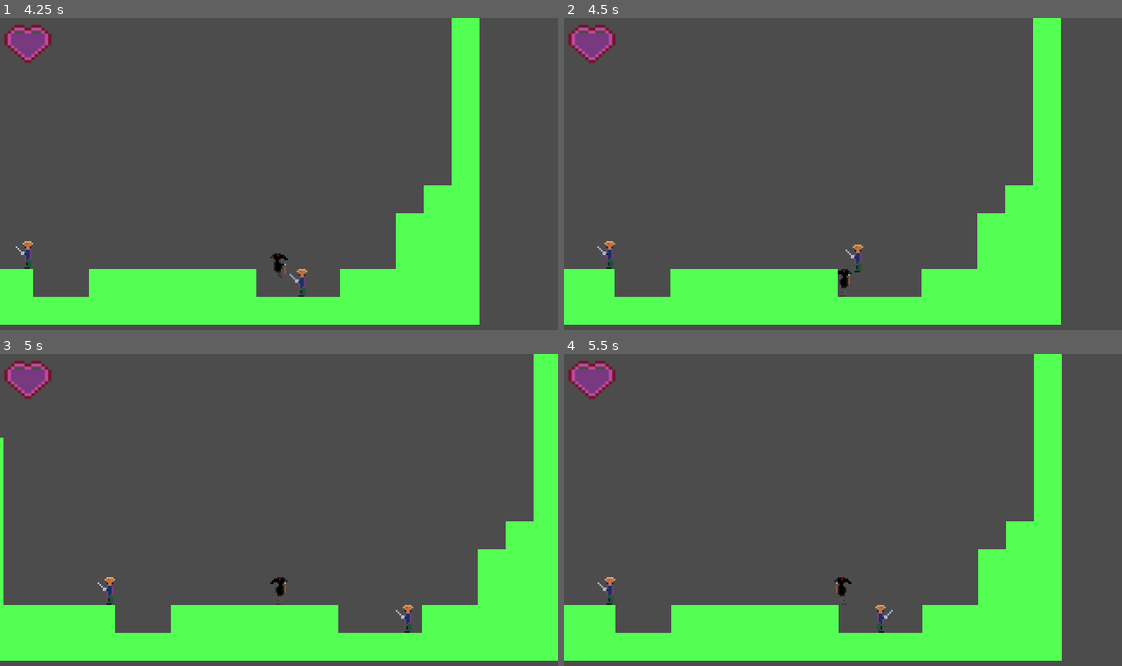
Above: before the commit, frames 1-4 (two rows, left to right).
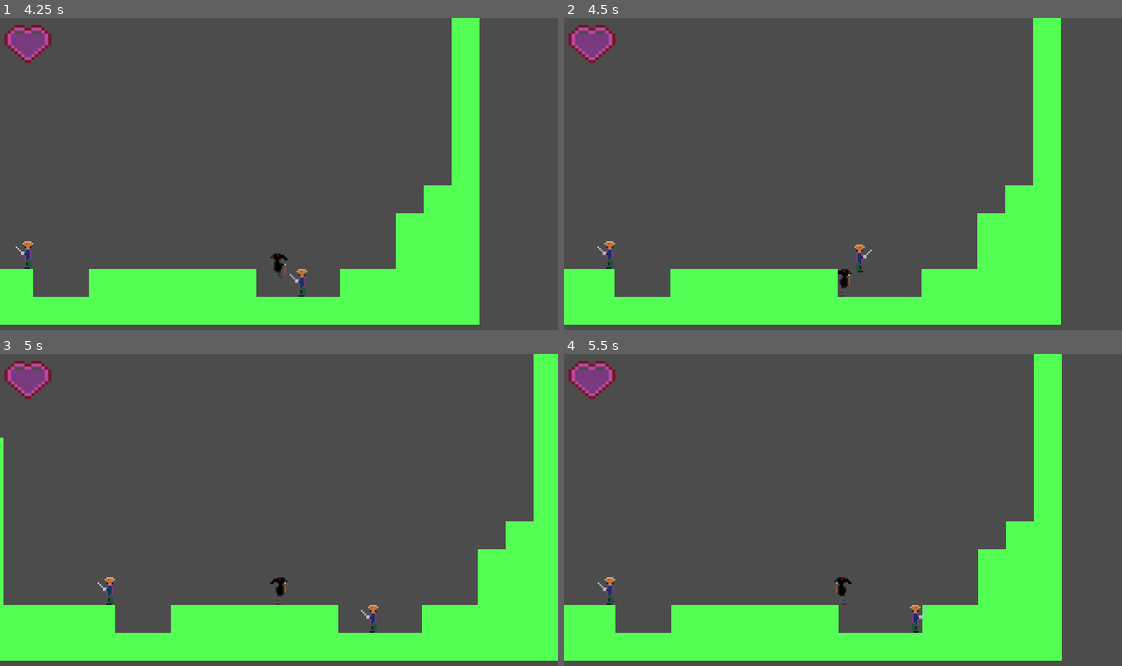
Above: after the commit, the same moments.

Repository: Guardian180/Game-Jam
Game: Godot game, scene res://src/Main.tscn
The game is run twice, just before and just after one commit, with the same random seed, the same clock (stepped at 60 frames per second) and the same inputs.
Inputs (mouse positions are in pixels of both pictures, inside the frame that each line leads up to):
- Up to frame 1 (4.25 s): tap Enter (ui_accept) at 0.5 s; move the mouse to (401, 158) at 0.52 s; hold D (MoveRight) 0.53-2.03 s; tap Q (Attack) at 0.6, 1.35, 2.3, 3.05, 3.8 s; tap Space (Jump) at 0.77, 1.52, 3.02, 3.77 s; move the mouse to (167, 189) at 1.27 s; move the mouse to (334, 105) at 2.02 s; hold A (MoveLeft) 2.03-2.78 s; tap P (Ouch) at 2.1 s; move the mouse to (251, 236) at 2.77 s; hold D (MoveRight) from 2.78 s (still down); tap E (Platform) at 2.85 s; move the mouse to (446, 220) at 3.52 s; click (446, 220) at 3.6 s
- Up to frame 2 (4.5 s): move the mouse to (675, 127) at 4.27 s; release D (MoveRight) at 4.28 s; hold A (MoveLeft) from 4.28 s (still down); tap Q (Attack) at 4.35 s
- Up to frame 3 (5 s): keep holding A (MoveLeft); tap Space (Jump) at 4.52 s
- Up to frame 4 (5.5 s): move the mouse to (870, 510) at 5.02 s; release A (MoveLeft) at 5.03 s; hold D (MoveRight) from 5.03 s (still down); tap Q (Attack) at 5.1 s

Frame 1 is identical in both runs. In frame 2, 0.1% of the frame differs, in the area x 50-56%, y 72-82%; in frame 3, 0.2%, in the area x 64-75%, y 80-90%; in frame 4, 0.2%.

Commit message:
Knife and some other stuff

Diff:
--- a/src/Hitbox.gd
+++ b/src/Hitbox.gd
@@ -6,10 +6,18 @@
 export var knock_power = Vector2(0.0, 0.0)
 export var should_bump = false
 
+var areas = []
+
+func _ready():
+	$KnifeAnim.get_node("AnimationPlayer").play("KnifeAttack")
+
 func _process(delta):
 	position += delta * speed
 
 func _on_Hitbox_area_entered(area):
+	if area in areas:
+		return
+	areas.append(area)
 	area.get_parent().take_damage(knock_power, damage)
 	print("Deal Damage: " + str(damage))
 	if projectile:
@@ -17,3 +25,6 @@
 
 func _on_VisibilityNotifier2D_viewport_exited(viewport):
 	queue_free()
+
+func show_knife():
+	$KnifeAnim.show()
--- a/src/Hitbox.tscn
+++ b/src/Hitbox.tscn
@@ -1,6 +1,7 @@
-[gd_scene load_steps=2 format=2]
+[gd_scene load_steps=3 format=2]
 
 [ext_resource path="res://src/Hitbox.gd" type="Script" id=1]
+[ext_resource path="res://src/KnifeAnim.tscn" type="PackedScene" id=2]
 
 [node name="Hitbox" type="Area2D"]
 script = ExtResource( 1 )
@@ -8,5 +9,7 @@
 [node name="VisibilityNotifier2D" type="VisibilityNotifier2D" parent="."]
 scale = Vector2( 0.1, 0.1 )
 
+[node name="KnifeAnim" parent="." instance=ExtResource( 2 )]
+
 [connection signal="area_entered" from="." to="." method="_on_Hitbox_area_entered"]
 [connection signal="viewport_exited" from="VisibilityNotifier2D" to="." method="_on_VisibilityNotifier2D_viewport_exited"]
--- a/src/KnifeAnim.tscn
+++ b/src/KnifeAnim.tscn
@@ -17,20 +17,6 @@
 "update": 1,
 "values": [ 0, 1 ]
 }
-tracks/1/type = "method"
-tracks/1/path = NodePath(".")
-tracks/1/interp = 1
-tracks/1/loop_wrap = true
-tracks/1/imported = false
-tracks/1/enabled = true
-tracks/1/keys = {
-"times": PoolRealArray( 0.1 ),
-"transitions": PoolRealArray( 1 ),
-"values": [ {
-"args": [  ],
-"method": "queue_free"
-} ]
-}
 
 [sub_resource type="Animation" id=2]
 length = 0.001
@@ -48,6 +34,7 @@
 }
 
 [node name="KnifeAnim" type="Node2D"]
+visible = false
 
 [node name="Sprite" type="Sprite" parent="."]
 scale = Vector2( 0.1, 0.1 )
--- a/src/Player.gd
+++ b/src/Player.gd
@@ -33,8 +33,9 @@
 var _plat_drain_timer_limit = 1.0
 var _charge_timer = 0.0
 var _charge_timer_limit = 1.0
-var _melee_delay = 0.2
-
+var _melee_delay = 0.1
+
+enum attack_direction {right, down, left, up}
 
 var rng = RandomNumberGenerator.new()
 func _ready():
@@ -63,8 +64,11 @@
 			var size = Vector2(3.0, 3.0)
 			var pressed_up = Input.is_action_pressed("Up")
 			var pressed_down = Input.is_action_pressed("Down")
-			var rel_pos = Vector2(0, -3 if pressed_up else 3) if pressed_up || pressed_down else Vector2(3 if is_facing_right else -3, 0)
-			do_melee_attack(size, rel_pos, 10, Vector2(200, -100) if not (pressed_up || pressed_down) else Vector2.ZERO, false, false)
+			var direction = attack_direction.up if pressed_up else \
+							attack_direction.down if pressed_down else \
+							attack_direction.right if is_facing_right else \
+							attack_direction.left
+			do_melee_attack(direction, size, 10, false)
 		elif _charge_timer > _melee_delay:
 			is_still_charging = true
 
@@ -123,10 +127,21 @@
 	return hitbox
 
 
-func do_melee_attack(size, rel_pos, damage, heals, knockback, bumps):
+func do_melee_attack(direction, size, damage, heals):
+	var rel_pos = Vector2.ZERO
+	if direction == attack_direction.up || direction == attack_direction.down:
+		rel_pos.y = -4 if direction == attack_direction.up else 4
+	else:
+		rel_pos.x = 3 if direction == attack_direction.right else -3
 	var hitbox = create_hitbox(size, rel_pos, 5)
-	hitbox.knock_power = knockback
-	hitbox.should_bump = bumps
+	if direction == attack_direction.down:
+		hitbox.should_bump = true
+	elif direction != attack_direction.up:
+		var knockback = Vector2(200 if direction == attack_direction.right else -200, -100)
+		hitbox.knock_power = knockback
+
+	hitbox.rotate(direction * PI/2)
+	hitbox.show_knife()
 	# Subscribe to get health!
 	if heals:
 		hitbox.connect("area_entered", self, "_on_Hitbox_area_entered", [hitbox])
@@ -179,9 +194,12 @@
 		_charge_timer = 0.0
 		is_charging = true
 		is_attacking = true
-		var size = Vector2(1.0, 2.0) if pressed_up || pressed_down else Vector2(2.0, 1.0)
-		var rel_pos = Vector2(0, -3 if pressed_up else 3) if pressed_up || pressed_down else Vector2(2 if is_facing_right else -3, 0)
-		do_melee_attack(size, rel_pos, 5, true, Vector2(200, -100) if not (pressed_up || pressed_down) else Vector2.ZERO, pressed_down && !pressed_up)
+		var size = Vector2(1.0, 2.0)
+		var direction = attack_direction.up if pressed_up else \
+							attack_direction.down if pressed_down else \
+							attack_direction.right if is_facing_right else \
+							attack_direction.left
+		do_melee_attack(direction, size, 5, true)
 
 	if Input.is_action_just_released("Attack"):
 		is_charging = false
--- a/src/TipaEnemy.gd
+++ /dev/null
@@ -1,4 +0,0 @@
-extends Area2D
-
-func _ready():
-	pass # Replace with function body.
